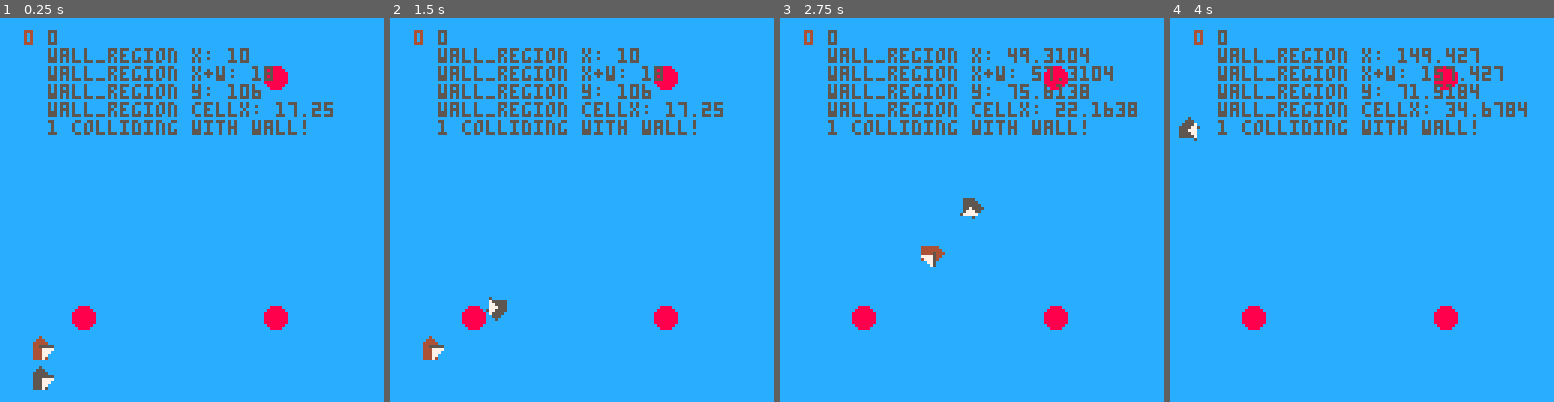
Above: before the commit, frames 1-4 (left to right).
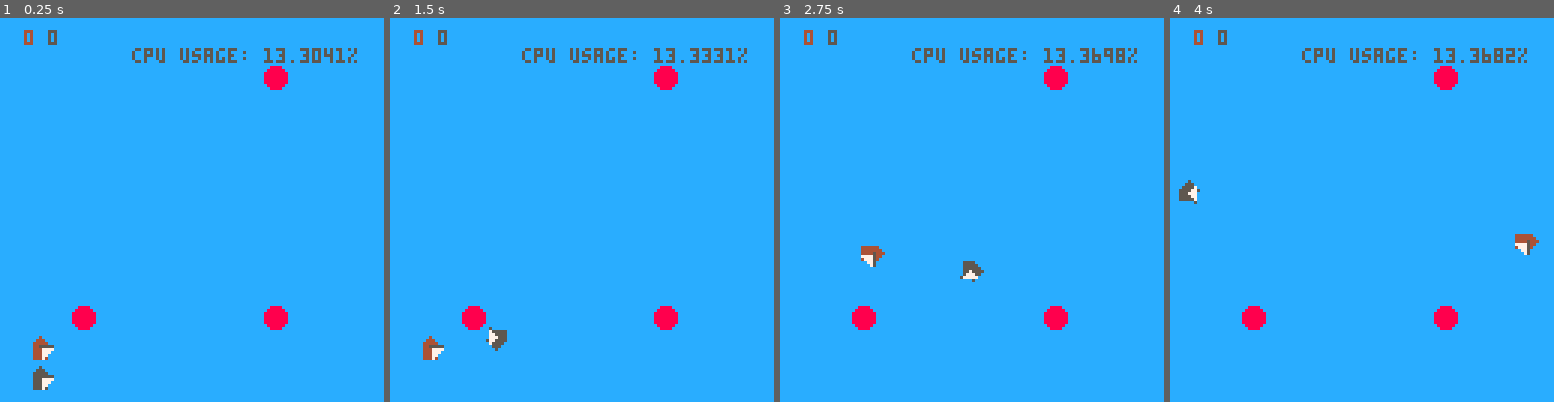
Above: after the commit, the same moments.

Repository: frojo/pico8
Game: PICO-8 cartridge carts/sail.p8
The game is run twice, just before and just after one commit, with the same random seed, the same clock (stepped at 60 frames per second) and the same inputs.
Inputs:
- Up to frame 1 (0.25 s): no input
- Up to frame 2 (1.5 s): tap X (X key) at 0.33, 1.07 s; tap O (Z key) at 0.7 s
- Up to frame 3 (2.75 s): hold Right 1.6-2.1 s; tap O (Z key) at 1.7, 2.1, 2.5 s; tap X (X key) at 1.85 s; hold Right from 2.47 s (still down)
- Up to frame 4 (4 s): tap O (Z key) at 2.9, 3.3, 3.7 s; tap X (X key) at 2.97 s; release Right at 3.03 s; hold Left 3.08-3.58 s

The runs differ from the first frame. In frame 1, 5.2% of the frame differs, in the area x 12-93%, y 7-31%; in frame 2, 5.6%; in frame 3, 6.7%, in the area x 12-93%, y 7-69%; in frame 4, 6.4%.

Commit message:
players bounce off edges of screen and buoies

Diff:
--- a/carts/sail.p8
+++ b/carts/sail.p8
@@ -45,10 +45,9 @@
 
 	end
 
-	-- debug
-	if in_wall_region(player1.x + player1.dx, player1.y, player1.w, player1.h) then
-		print(player1.num.." colliding with wall!")
-	end
+	print("       cpu usage: "..tostr(stat(1)*100).."%")
+
+
 end
 
 function init_player(num)
@@ -89,12 +88,19 @@
 
 	-- implement players colliding into each other here
 
-	-- if in_wall_region(player.x + player.dx, player.y, player.w, player.h) then
-	-- 	printh(player.num.." colliding with wall!")
-	-- end
-
-	player.x += player.dx
-	player.y += player.dy
+	if in_wall_region(player.x + player.dx, player.y, player.w, player.h) or
+		offscreen(player.x + player.dx, player.y, player.w, player.h) then
+		player.dx = -player.dx
+	else
+		player.x += player.dx
+	end
+
+	if in_wall_region(player.x, player.y + player.dy, player.w, player.h) or
+		offscreen(player.x, player.y + player.dy, player.w, player.h) then
+		player.dy = -player.dy
+	else
+		player.y += player.dy
+	end
 end
 -- todo: use metatable to implement vectors and use those for velocity stuff
 -- so that we don't have to duplicate code everywhere?
@@ -190,29 +196,34 @@
 	return fget(mget(cellx, celly), race_region_spr_flag)
 end
 
+-- check if cell x,y (in map space) is a wall
+function in_wall(x, y)
+	return fget(mget(x, y), walls_spr_flag)
+end
+
+-- check if pixel at x, y is offscreen
+function offscreen(x, y, w, h)
+	return
+		x + w < 0 or x < 0 or
+		x > 128 or x + w > 128 or
+		y + h < 0 or y < 0 or
+		y > 128 or y + h > 128
+end
+
+
 -- check if rect given by args overlaps with a wall
 function in_wall_region(x, y, w, h)
-	print("wall_region x: "..x)
-	print("wall_region x+w: "..x+w)
-	print("wall_region y: "..y)
-	local cellx = x / 8 + walls_map_offset
-	print("wall_region cellx: "..cellx)
-
-	for i=x,x+w do
-		for i=y,y+h do
-			local cellx = x / 8 + walls_map_offset
-			local celly = y / 8 + walls_map_offset
-			if (fget(mget(cellx, celly, walls_spr_flag))) return true
-		end
-	end
-
-	return false
-	-- check if player sprite overlaps with a "wall" sprite
-	-- min_cellx = player.x / 8 + walls_map_offset
-	-- max_cellx = (player.x + 8) / 8 + walls_map_offset
-	-- return fget(mget(min_cellx, min_celly), walls_spr_flag) or
-	--        fget(mget(max_cellx, max_celly), walls_spr_flag)
-
+
+	local cellx_min = x / 8 + walls_map_offset
+	local cellx_max = (x + w) / 8 + walls_map_offset
+	local celly_min = y / 8
+	local celly_max = (y + h) / 8
+
+	return
+		in_wall(cellx_min, celly_min) or
+		in_wall(cellx_max, celly_min) or
+		in_wall(cellx_min, celly_max) or
+		in_wall(cellx_max, celly_max)
 end
 
 
